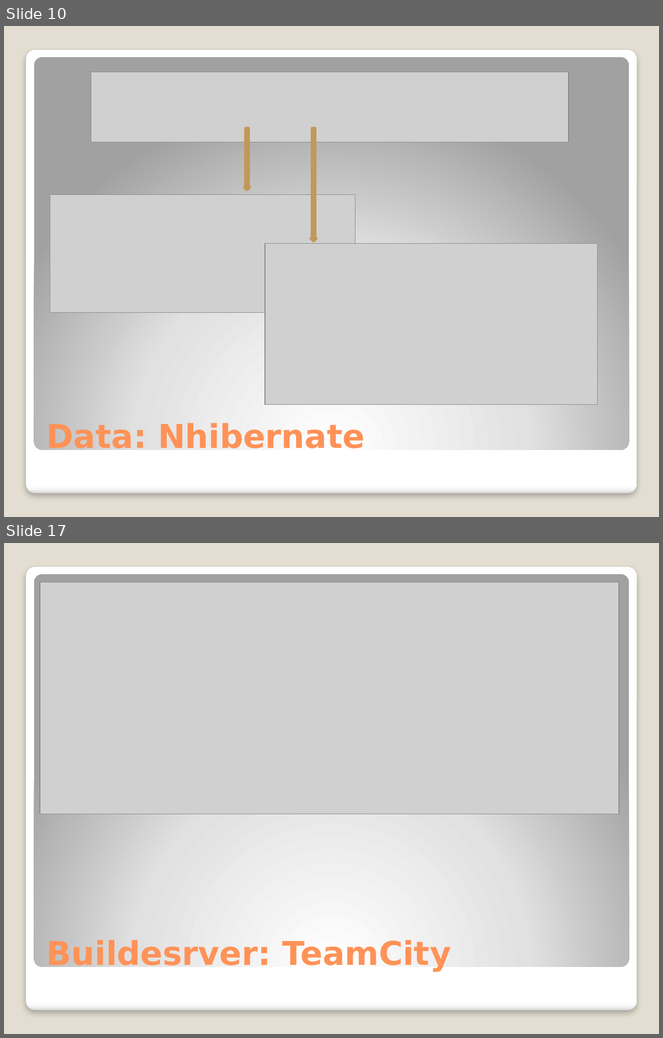
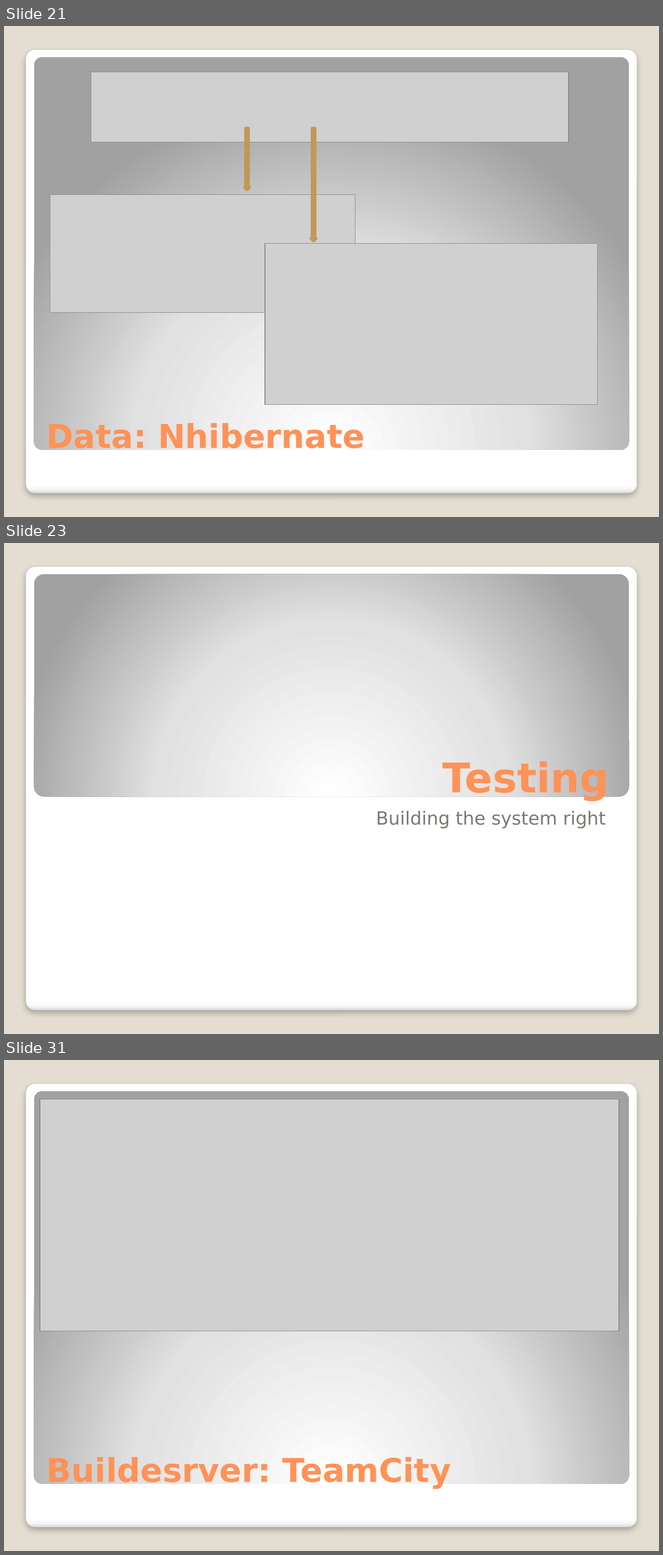
Before and after one commit to michelgrootjans/dkvlessonslearned, a slide deck: slides/Technical Session/Lessons learned.pptx. Shown one above the other, each under a label of ours: slides 10 and 17 before the commit, slides 21, 23 and 31 after it; the slides between them are not shown. The pictures are 663x1038 and 663x1555 pixels, drawn with LibreOffice and Linux fonts; fonts in the diff are those of the drawing; grey boxes stand for pictures. Boxes give left, top, right and bottom in pixels: in the first picture for what was removed or moved away, otherwise in the second. Text is boxed around its words. In the diff, an @@ line names an element or a change of style, - is before the commit and + after.

```diff
--- a/slides/Technical Session/Lessons learned.pptx
+++ b/slides/Technical Session/Lessons learned.pptx
@@ slide 23 added at box(4, 543, 659, 1034), background #E3DED1; not listed: 1 template element that a slide beside it also shows @@
@@ rounded rectangle added at box(34, 574, 629, 797), fill gradient #FFFFFF to #E1E1E1 to #A2A2A2 @@
@@ title added at box(443, 760, 609, 801), 45 pt, text #FF9258, bold @@
+Testing
@@ subtitle added at box(376, 811, 606, 828), 20 pt, text #7C7A72 @@
+Building the system right
@@ what was slide 10 is now slide 21 @@
@@ what was slide 17 is now slide 31 @@
```
Also in this commit, not shown: 5 slides changed, 14 other slides added, 1 slide removed, 3 other files.
